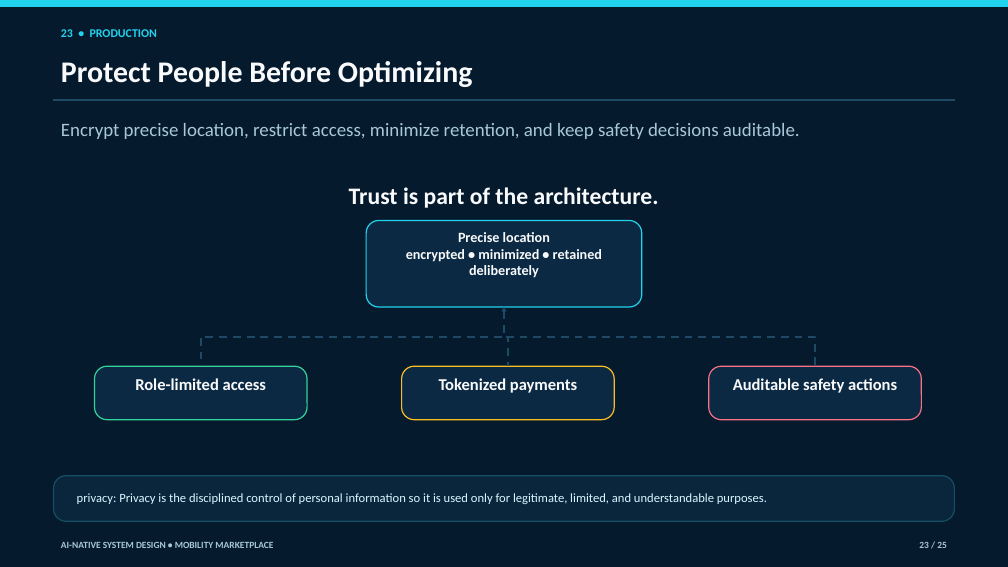
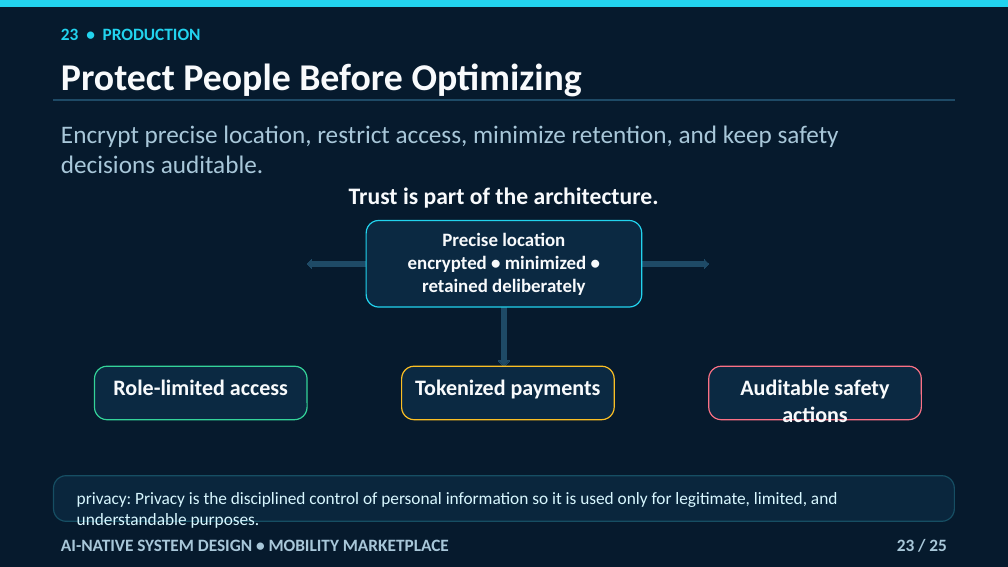
Before and after one commit to navaidya/learning, a slide deck: slide 23 of video/system-design/ai-native-mobility-marketplace/ai-native-mobility-marketplace.pptx. Drawn at 1008x567 pixels with LibreOffice and Linux fonts; fonts in the diff are those of the drawing. Boxes give left, top, right and bottom in pixels: in the first picture for what was removed or moved away, otherwise in the second. Text is boxed around its words. In the diff, an @@ line names an element or a change of style, - is before the commit and + after.

Commit message:
Fix mobility lesson deck review findings

```diff
--- a/video/system-design/ai-native-mobility-marketplace/ai-native-mobility-marketplace.pptx
+++ b/video/system-design/ai-native-mobility-marketplace/ai-native-mobility-marketplace.pptx
@@ text "23 • PRODUCTION" at [61,28,201,40]: size 11.2 to 16.5 pt @@
@@ text "Protect People Before Optimizing" at [61,63,582,97]: size 28.5 to 36 pt @@
@@ text "Encrypt precise location, restrict access, ..." at [61,125,839,173]: size 18 to 24 pt @@
@@ rounded rectangle "Precise location" at [366,221,642,308]: size 13.5 to 18 pt @@
@@ left arrow added at [307,259,366,268], fill #1E4A66, outline #1E4A66 0 pt @@
@@ right arrow added at [642,259,709,268], fill #1E4A66, outline #1E4A66 0 pt @@
@@ elbow arrow removed from (201, 366) to (504, 307) @@
@@ down arrow added at [498,307,510,366], fill #1E4A66, outline #1E4A66 0 pt @@
@@ elbow arrow removed from (508, 366) to (504, 307) @@
@@ elbow arrow removed from (815, 366) to (504, 307) @@
@@ size 15.8 to 21 pt in 3 elements at [95,366,307,420], [402,366,614,420], [709,366,922,420] @@
@@ text "privacy: Privacy is the disciplined ..." at [77,492,837,528]: size 12 to 16.5 pt @@
@@ text "AI-NATIVE SYSTEM DESIGN • MOBILITY ..." at [61,539,449,551]: size 9 to 16.5 pt @@
@@ text "23 / 25": place and size @@
-text "23 / 25" at [919,542,947,548]
+text "23 / 25" at [897,539,947,551]
@@ text "23 / 25" at [897,539,947,551]: size 9 to 16.5 pt @@
```
Also in this commit, not shown: 24 other slides changed, 1 other file.
